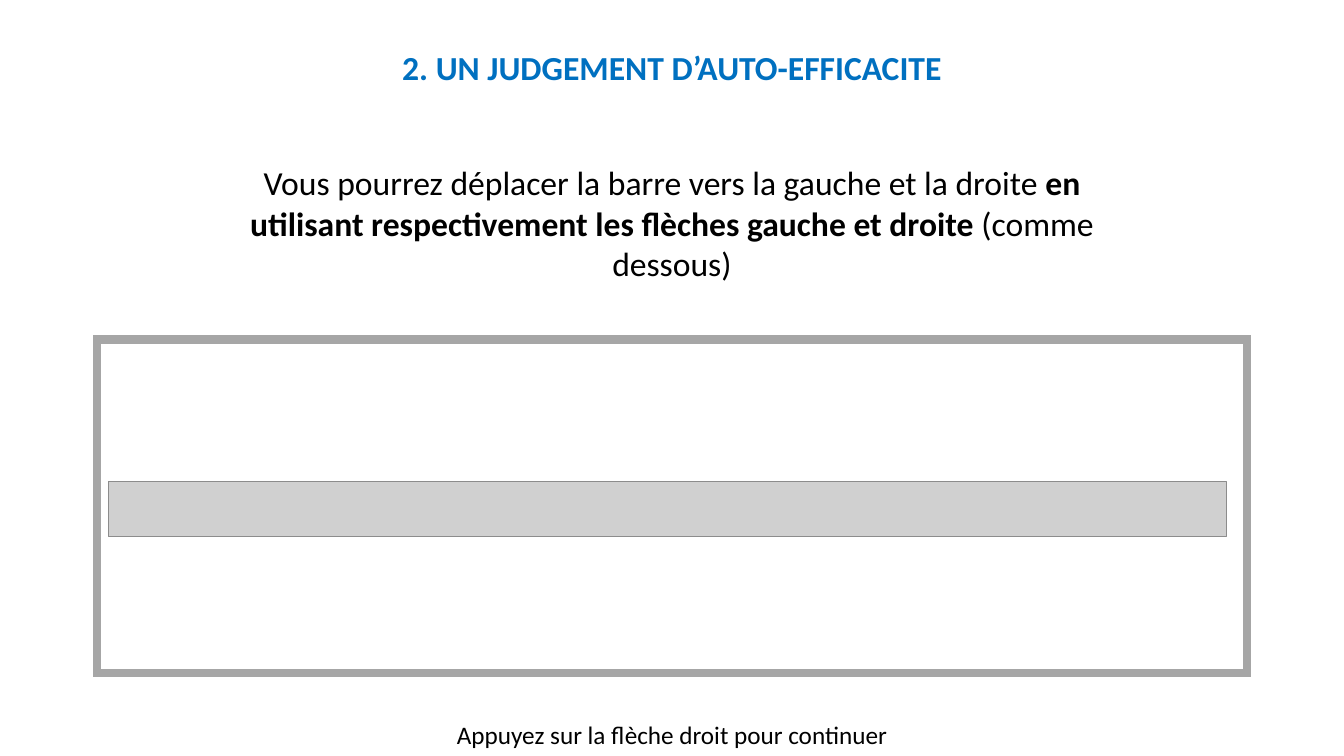
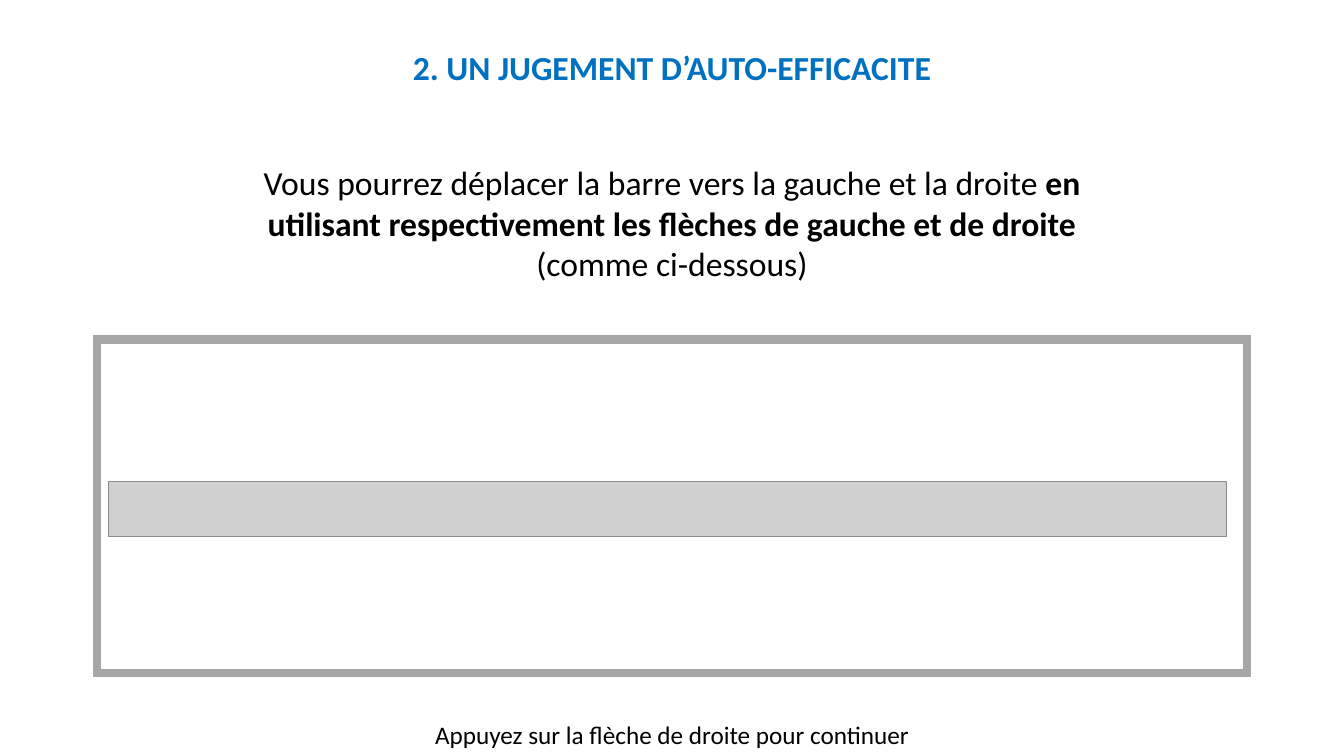
Before and after one commit to MBB-team/Online_Testing, a slide deck: slide 20 of src/Self_Efficacy/Stimuli/Instructions.pptx. Drawn at 1344x756 pixels with LibreOffice and Linux fonts; fonts in the diff are those of the drawing; grey boxes stand for pictures. Boxes give left, top, right and bottom in pixels: in the first picture for what was removed or moved away, otherwise in the second. Text is boxed around its words. In the diff, an @@ line names an element or a change of style, - is before the commit and + after.

```diff
--- a/src/Self_Efficacy/Stimuli/Instructions.pptx
+++ b/src/Self_Efficacy/Stimuli/Instructions.pptx
@@ text at box(413, 55, 931, 81): text changed @@
-2. UN JUDGEMENT D’AUTO-EFFICACITE
+2. UN JUGEMENT D’AUTO-EFFICACITE
@@ text at box(264, 171, 1080, 281): text changed @@
-Vous pourrez déplacer la barre vers la gauche et la droite en utilisant respectivement les flèches gauche et droite (comme dessous)
+Vous pourrez déplacer la barre vers la gauche et la droite en utilisant respectivement les flèches de gauche et de droite (comme ci-dessous)
@@ text at box(435, 726, 909, 748): text changed @@
-Appuyez sur la flèche droit pour continuer
+Appuyez sur la flèche de droite pour continuer
```
Also in this commit, not shown: 44 other slides changed, 45 other files.
